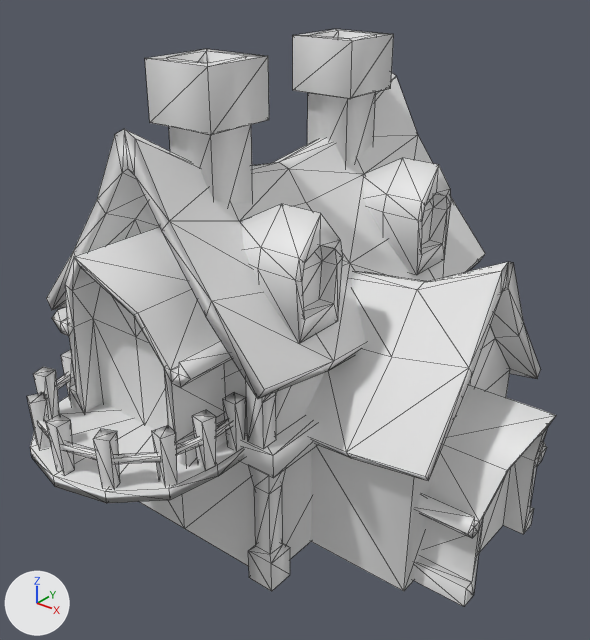
An edit to the FBX model Assets/Models/Environment/SatyrVillage/Buildings/House02_03.fbx, drawn before and after from the same camera.
Both versions are drawn from a 50 mm camera at (5.7, 19.49, 9.95) aimed at (-0.69, 27.48, 5.0). Arrows for +X, +Y and +Z are at lower left; the lights stay in place. Mesh edges are drawn as thin lines. Materials are left out; every surface is plain grey. Where no turn or scale is listed for an object, it has been applied to the vertices. Vertices at the same position are counted once.

The older version as bpy lines, for what is in view:
```python
me_меш_976 = bpy.data.meshes.new('Меш.976')
me_меш_976.from_pydata(...)  # 1014 vertices, 1489 faces; spans x -3.17..3.17, y -4.15..4.15, z 0.0..6.52
me_меш_976.materials.append(mat_default1)
ob_house02_03 = bpy.data.objects.new('house02_03', me_меш_976)
ob_house02_03.location = (-0.27, 28.02, 2.0)
```
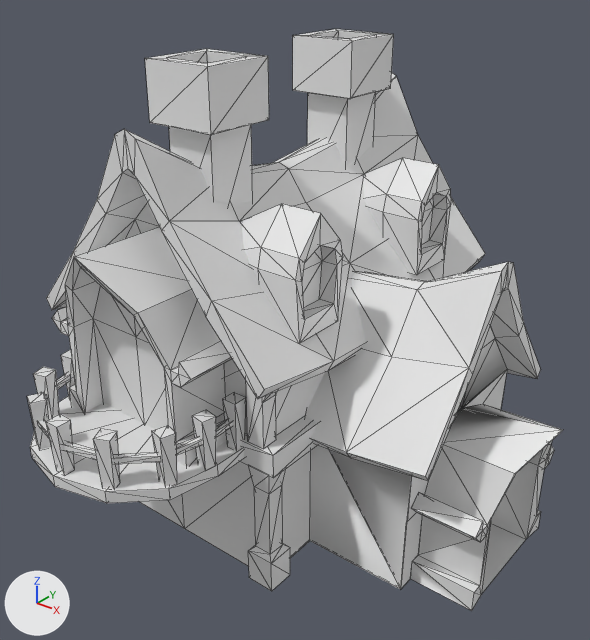
Scene script edits in JSON lines:
```json
{"block": "me_меш_976", "where": "# used by ob_house02_03; location = (-0.27, 28.02, 2.0)"}
{"op": "remove", "block": "me_меш_976", "code": "me_меш_976.from_pydata(...)  # 1014 vertices, 1489 faces; spans x -3.17..3.17, y -4.15..4.15, z 0.0..6.52"}
{"op": "add", "block": "me_меш_976", "code": "me_меш_976.from_pydata(...)  # 1062 vertices, 1510 faces; spans x -3.17..3.28, y -4.15..4.15, z -0.01..6.52"}
{"block": "me_меш_976", "change": "me_меш_976 part 1"}
{"block": "me_меш_976", "change": "73 vertices are removed from x 0.09..3.17, y -1.23..2.26, z 0.0..2.58"}
{"block": "me_меш_976", "change": "111 faces are deleted"}
{"block": "me_меш_976", "change": "6 vertices in x 0.11..0.2, y -1.57..1.66, z 1.9..2.1 move by (0.31, 0.0, 0.0)"}
{"block": "me_меш_976", "change": "4 vertices in x -1.91..-1.66, y 2.17, z 1.39..1.88 move by (0.0, 0.1, 0.0)"}
{"block": "me_меш_976", "change": "4 vertices in x -1.91..-1.66, y -2.08, z 1.39..1.88 move by (0.0, -0.09, 0.0)"}
{"block": "me_меш_976", "change": "4 vertices in x -0.6..-0.35, y 2.17, z 1.39..1.88 move by (0.0, 0.09, 0.0)"}
{"block": "me_меш_976", "change": "4 vertices in x -0.6..-0.35, y -2.08, z 1.39..1.88 move by (0.0, -0.06, 0.0)"}
{"block": "me_меш_976", "change": "2 vertices move from x 0.22..0.48, y 2.02..2.14, z 0.0..2.19 to x 0.33..0.59, y 2.02..2.14, z 0.0..2.19"}
{"block": "me_меш_976", "change": "101 vertices are added at x -2.75..3.28, y -2.13..2.26, z -0.01..2.41"}
{"block": "me_меш_976", "change": "12 new vertices lie (0.9, 0.0, 0.0) away from vertices in x 1.94, y -1.13..1.22, z 1.13..1.45"}
{"block": "me_меш_976", "change": "8 new vertices lie (0.0, 0.15, 0.0) away from vertices in x 1.93..2.84, y -0.98..0.92, z 0.31..1.13"}
{"block": "me_меш_976", "change": "132 new faces join them"}
{"block": "me_меш_976", "change": "me_меш_976 part 2: the surface is now shaded flat"}
```

Boxes [x1, y1, x2, y2] around the edits, measured in the pictures (590 x 640 px; the box of a moved part takes in the faces that stretch with it):
```json
{"object": "house02_03", "change": "reshaped", "before": [27, 29, 556, 607], "after": [27, 29, 562, 611]}
{"part": 1, "of": "me_меш_976", "change": "moved or reshaped", "before": [282, 339, 556, 607], "after": [282, 339, 562, 611]}
```
